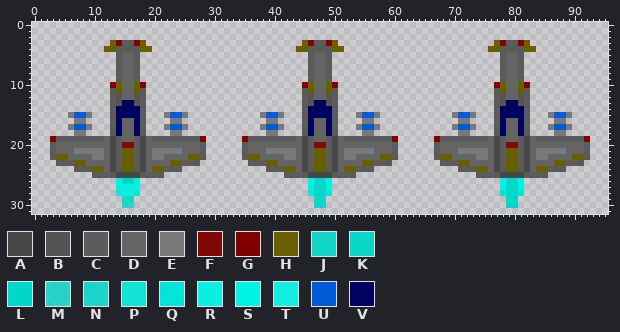
Sprite sheet: android/assets/ship_spritesheet2.png. The first picture shows the starting point.
The file is 96x32 pixels. Colours within 5 levels of each other are drawn and written as one.
Palette (. is transparent): A #474747  B #545454  C #5b5b5b  D #646464  E #787878  F #7f0900  G #810000  H #685f00  J #00d6c9e6  K #00d6c9f2  L #00d6c9  M #00d6c9cc  N #00d6c9d9  P #00e5d8e6  Q #00e5d8  R #00f2e4f2  S #00f2e4  T #00f2e4e6  U #005bd8  V #000262
Now the later version:
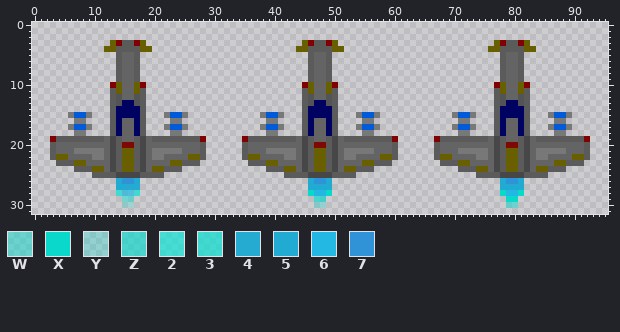
Colours new in this view: W #09d8cb7f  X #09d8cb  Y #0ad8cb4c  Z #0ad8cbaa  2 #00e5d8a7  3 #0fddd0ba  4 #21aad2f9  5 #21aad2  6 #22b8e3  7 #3193d7
The author wrote: Working on making edge detection better, made second ship sprite animation better
Diff:
Colour M changes from #00d6c9cc to #0fddd03a.
Colour N changes from #00d6c9d9 to #0fddd07a.
Colour T changes from #00f2e4e6 to #22b8e3b9.
Colour 2 replaces colour P in row 28 at x 17.
Colour 3 replaces colour P in row 28 at x 14.
Colour 4 replaces colour R in row 27 at x 15 to 17.
Colour 5 replaces colour K in row 27 at x 47 to 48.
Colour 5 replaces colour L in row 27 at x 79 to 80.
Colour 5 replaces colour R in row 27 at x 14, 46 and 49.
Colour 5 replaces colour S in row 26 at x 14, 17, 46, 49, 78 and 81; in row 27 at x 78 and 81.
Colour 6 replaces colour K in row 28 at x 47 to 48.
Colour 6 replaces colour L in row 28 at x 79 to 80.
Colour 7 replaces colour L in row 26 at x 15 to 16, 47 to 48 and 79 to 80.
Colour W replaces colour L in row 30 at x 79 to 80.
Colour X replaces colour L in row 29 at x 79 to 80.
Colour X replaces colour P in row 28 at x 46 and 49.
Colour X replaces colour Q in row 28 at x 78 and 81.
Colour Y replaces colour J in row 30 at x 47 to 48.
Colour Z replaces colour J in row 29 at x 47 to 48.
